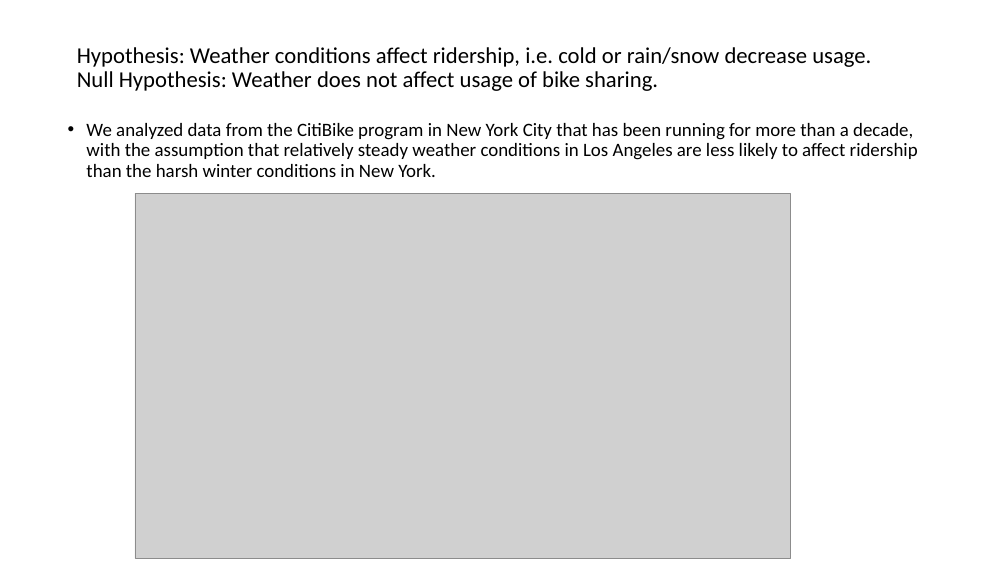
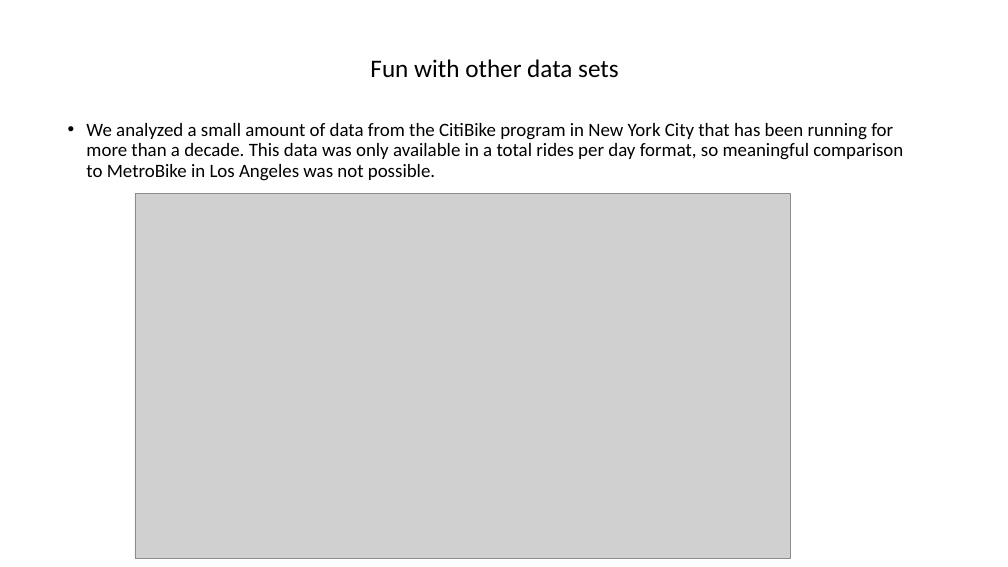
Before and after one commit to sqweets/Project1-LA-Bike_Share, a slide deck: slide 9 of If We Ran a Bike Sharing Company.pptx (slide 8 before the commit). Drawn at 1008x567 pixels with LibreOffice and Linux fonts; fonts in the diff are those of the drawing; grey boxes stand for pictures. Boxes give left, top, right and bottom in pixels: in the first picture for what was removed or moved away, otherwise in the second. Text is boxed around its words. In the diff, an @@ line names an element or a change of style, - is before the commit and + after.

```diff
--- a/If We Ran a Bike Sharing Company.pptx
+++ b/If We Ran a Bike Sharing Company.pptx
@@ title at box(370, 59, 619, 78): text changed; size 21.6 to 24 pt @@
-Hypothesis: Weather conditions affect ridership, i.e. cold or rain/snow decrease usage.
-Null Hypothesis: Weather does not affect usage of bike sharing.
+Fun with other data sets
@@ text at box(86, 123, 903, 181): text changed @@
-• We analyzed data from the CitiBike program in New York City that has been running for more than a decade, with the assumption that relatively steady weather conditions in Los Angeles are less likely to affect ridership than the harsh winter conditions in New York.
+• We analyzed a small amount of data from the CitiBike program in New York City that has been running for more than a decade. This data was only available in a total rides per day format, so meaningful comparison to MetroBike in Los Angeles was not possible.
```
Also in this commit, not shown: 2 other slides changed, 1 slide added.
